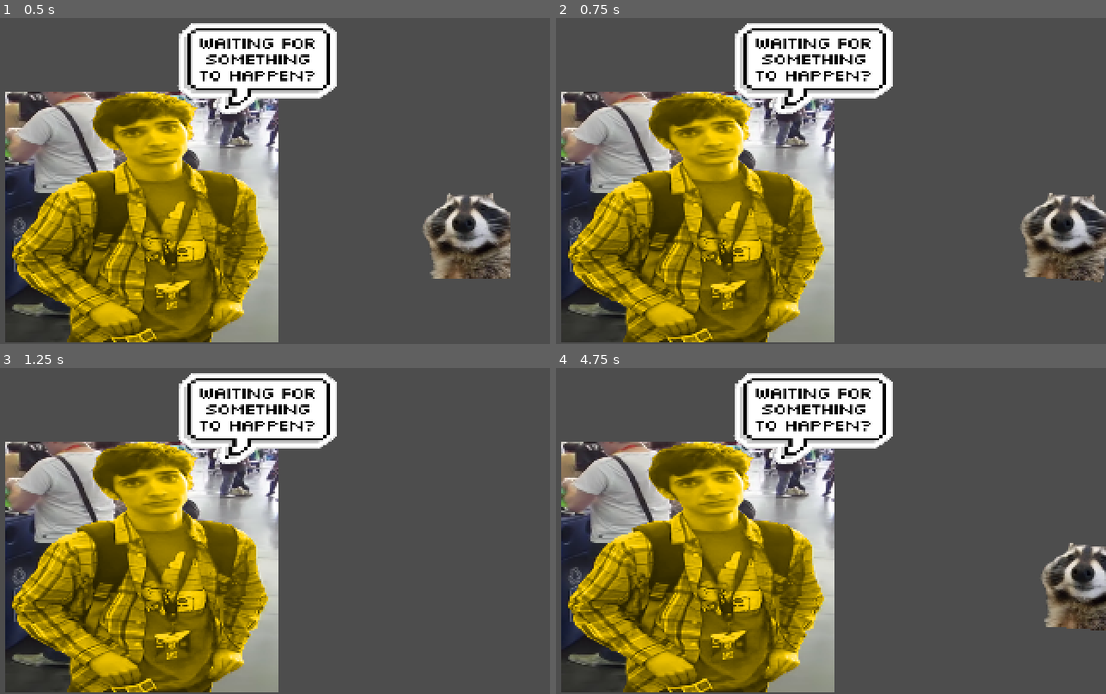
Above: before the commit, frames 1-4 (two rows, left to right).
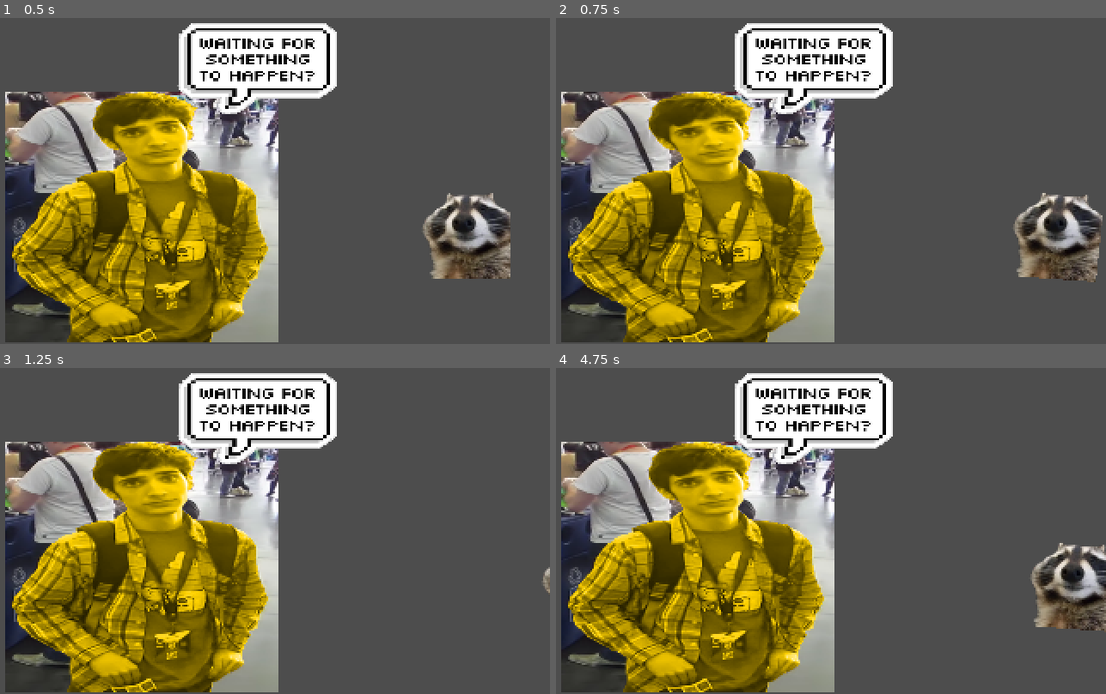
Above: after the commit, the same moments.

Repository: mirty-pal/pal
Game: Godot game, scene res://World/scene1.tscn
Two runs of this game, one before a commit and one after it. Both use one fixed random seed, a clock stepped at 60 frames per second and the inputs below.
Inputs:
- Up to frame 1 (0.5 s): no input
- Up to frame 2 (0.75 s): tap Enter at 0.5 s; hold Right (ui_right) from 0.53 s (still down)
- Up to frame 3 (1.25 s): keep holding Right (ui_right)
- Up to frame 4 (4.75 s): release Right (ui_right) at 1.28 s; hold Down (ui_down) 1.28-2.03 s; tap Space at 2, 3.5 s; hold Right (ui_right) 2.03-2.78 s; tap Enter at 2.75, 4.25 s; hold Up (ui_up) 2.78-3.53 s; hold Left (ui_left) from 3.53 s (still down)

Frame 1 is identical in both runs. In frame 2, 2.6% of the frame differs, in the area x 83-100%, y 53-82%; in frame 3, less than 0.1%; in frame 4, 2.4%.

Commit message:
changed the movement code to use deltaTime

Diff:
--- a/Assets/Scripts/Player/obj_player.gd
+++ b/Assets/Scripts/Player/obj_player.gd
@@ -37,4 +37,4 @@
 	else:
 		rotation_degrees = 0;
 
-	move_and_collide(velocity);
+	move_and_collide(velocity * 50 * delta);
--- a/World/scene1.tscn
+++ b/World/scene1.tscn
@@ -24,7 +24,6 @@
 
 [node name="CollisionShape2D" type="CollisionShape2D" parent="obj_player"]
 position = Vector2(-0.841248, 1.01106)
-scale = Vector2(1, 1)
 shape = SubResource("RectangleShape2D_hybn5")
 
 [node name="SprGivin" type="Sprite2D" parent="."]
